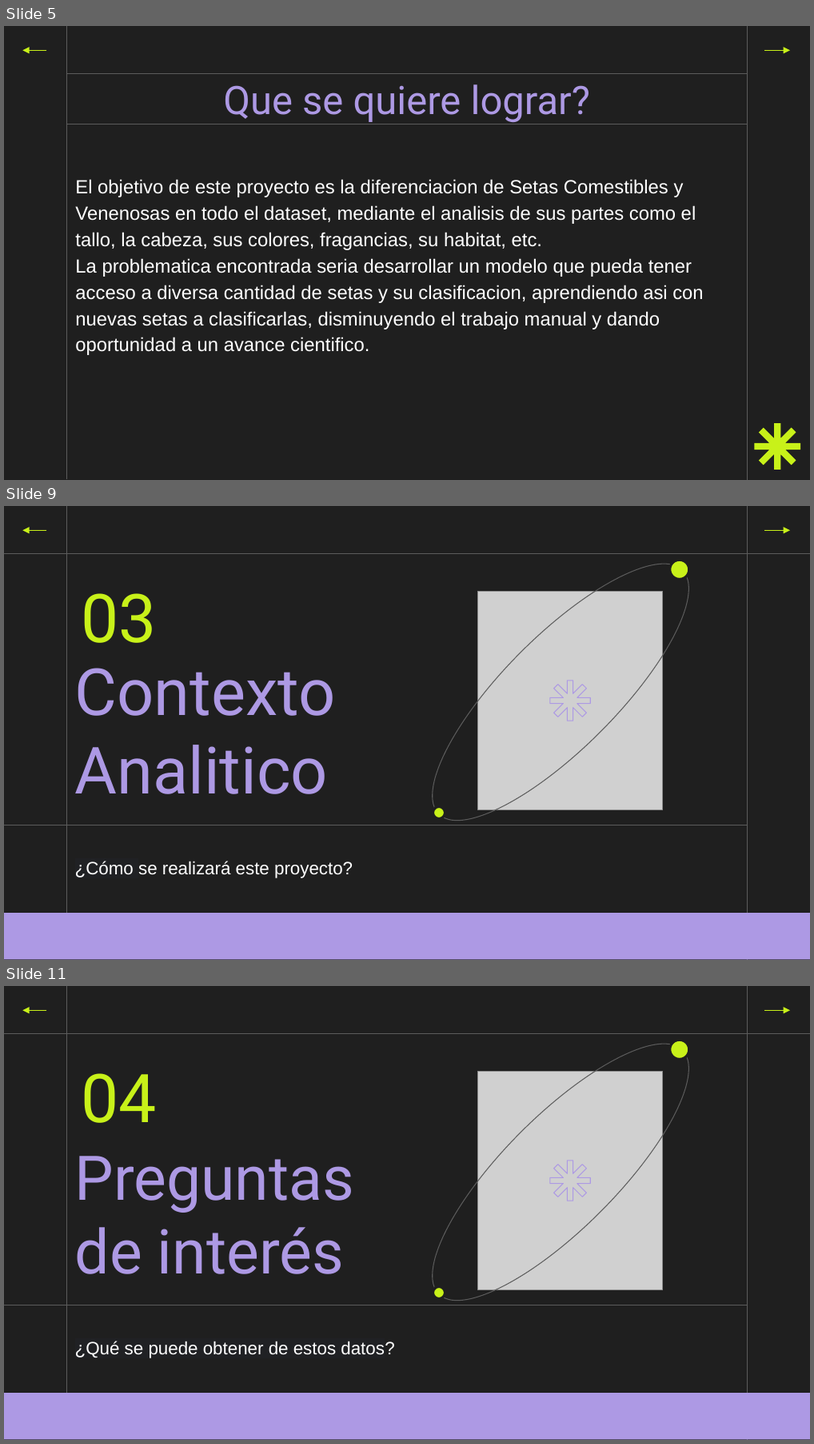
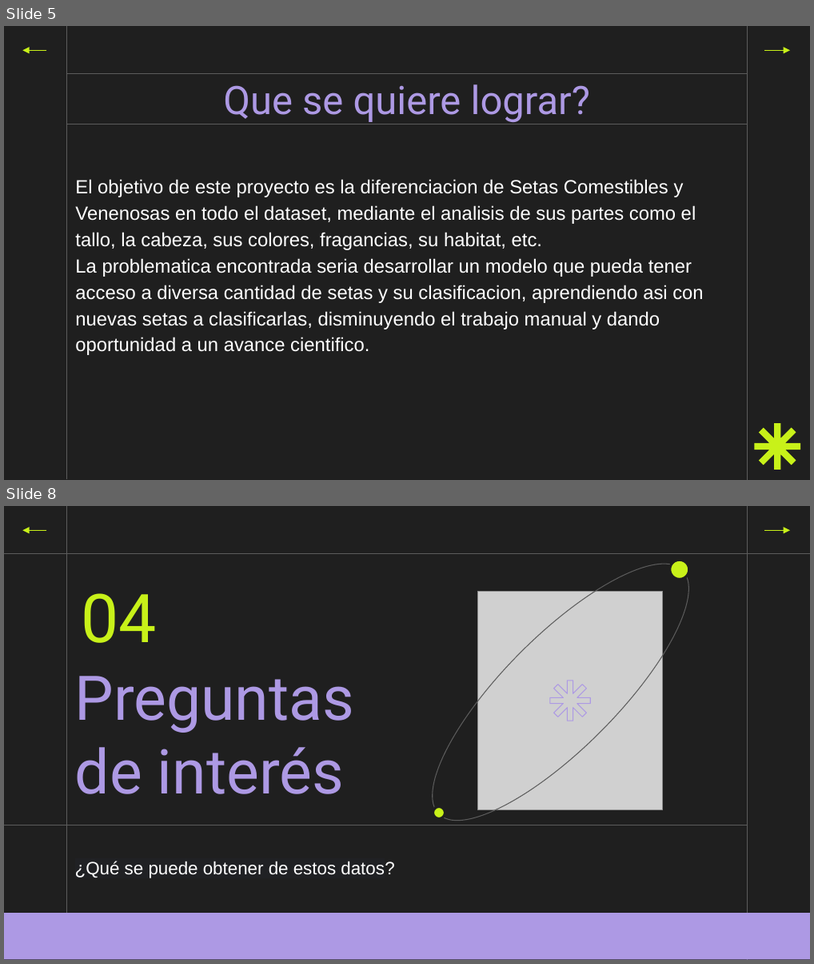
Before and after one commit to Sikriolc/DSCoder, a slide deck: DesafioFinalDS/Presentacion Final.pptx. Shown one above the other, each under a label of ours: slides 5, 9 and 11 before the commit, slides 5 and 8 after it; the slides between them are not shown. The pictures are 814x1444 and 814x964 pixels, drawn with LibreOffice and Linux fonts; fonts in the diff are those of the drawing; grey boxes stand for pictures. Boxes give left, top, right and bottom in pixels: in the first picture for what was removed or moved away, otherwise in the second. Text is boxed around its words. In the diff, an @@ line names an element or a change of style, - is before the commit and + after.

```diff
--- a/DesafioFinalDS/Presentacion Final.pptx
+++ b/DesafioFinalDS/Presentacion Final.pptx
@@ slide 9 removed at box(4, 506, 810, 960), background #1F1F1F; not listed: 4 template elements that a slide beside it also shows @@
@@ arrow removed from (46, 530) to (22, 530) @@
@@ ellipse removed at box(399, 530, 723, 854) @@
@@ arrow removed from (766, 530) to (790, 530) @@
@@ ellipse removed at box(670, 560, 690, 580) @@
@@ title removed at box(82, 593, 157, 643) @@
-03
@@ picture removed at box(478, 591, 663, 809) @@
@@ title removed at box(75, 668, 336, 794) @@
-Contexto
-Analitico
@@ freeform shape removed at box(550, 680, 590, 720) @@
@@ ellipse removed at box(433, 806, 445, 818) @@
@@ line removed from (746, 824) to (4, 824) @@
@@ subtitle removed at box(75, 860, 353, 878) @@
-¿Cómo se realizará este proyecto?
@@ what was slide 11 is now slide 8 @@
```
Also in this commit, not shown: 4 slides changed, 2 other slides removed.
